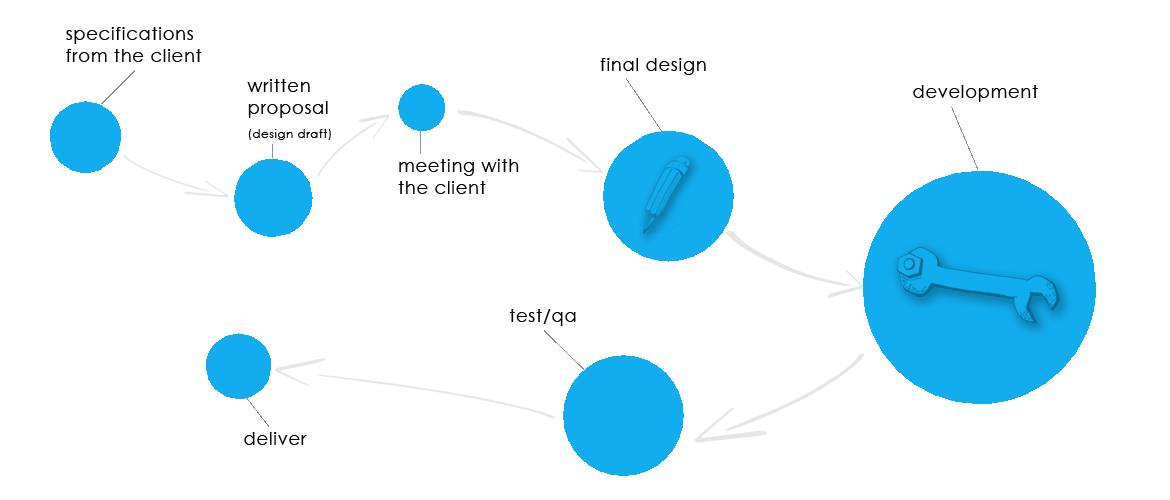
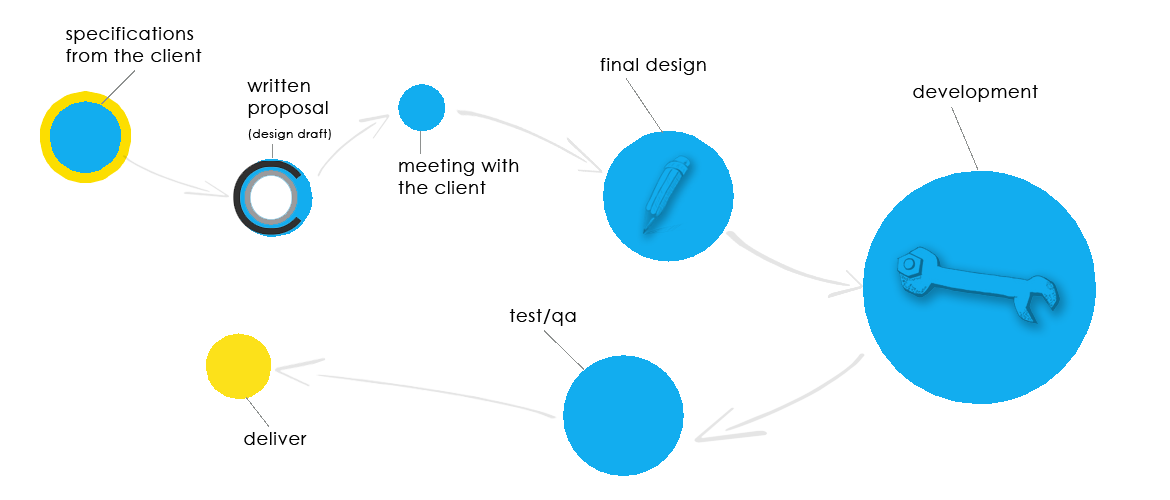
Layered file, before and after one edit (1170 x 500). Changes by layer:
painted on "Layer 15 copy" over [206, 333, 271, 399]
painted on "Layer 7" over [206, 333, 271, 399]
added layer "Layer 14" above "Layer 2" over [233, 161, 302, 235]
